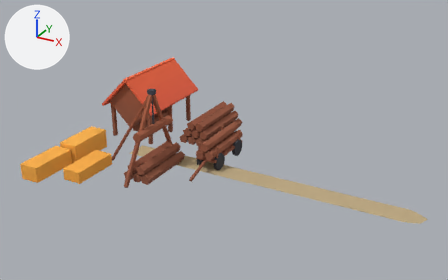
Two versions of the glTF model public/assets/toycar/set-mill-yard-lite.glb, one commit apart.
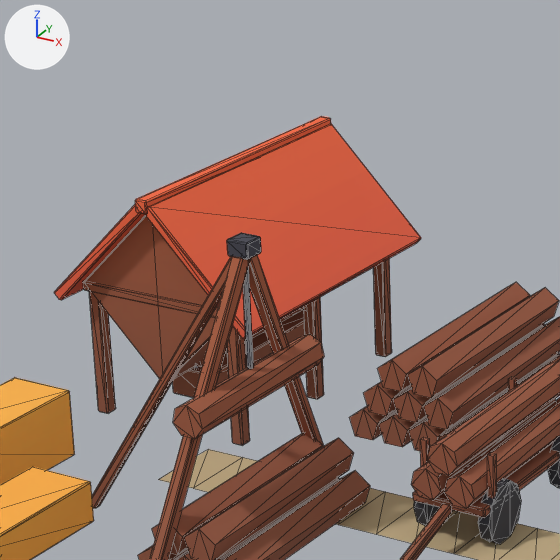
Each version is shown whole from a 50 mm camera at (12.49, -16.99, 9.46) aimed at (3.43, -0.51, 1.22), then close up on the part from 20% to 52% of the width and 10% to 62% of the height. Every picture has the same lights, and +X, +Y and +Z are marked at upper left. The last two pictures show the newer version. The close-ups show mesh edges as thin lines. Where no turn or scale is listed for an object, it has been applied to the vertices. Vertices at exactly the same position are counted once.

Before the edit, the objects in view are built like this:
```python
me_drape_floor = bpy.data.meshes.new('drape_floor')
me_drape_floor.from_pydata(...)  # 57 vertices, 55 faces; spans x -0.31..10.13, y -0.81..0.0, z 0.02
me_drape_floor.materials.append(mat_colormap)  # picture img_colormap_png
me_drape_yard = bpy.data.meshes.new('drape_yard')
me_drape_yard.from_pydata(...)  # 874 vertices, 1548 faces; spans x -0.35..5.3, y -7.52..0.29, z -0.72..2.36
me_drape_yard.materials.append(mat_colormap)  # picture img_colormap_png
# before: 192 (-0.27, -2.98, 0.54) at pixel (61, 300), 193 (-0.28, -2.99, 0.55) at pixel (59, 299), 194 (-0.29, -2.98, 0.54) at pixel (59, 299), 195 (-0.34, -2.99, 0.61) at pixel (54, 293), 196 (-0.35, -2.98, 0.62) at pixel (54, 291)
# before: 197 (-0.35, -2.98, 0.6) at pixel (54, 293), 198 (-0.27, 0.26, 0.54), 199 (-0.29, 0.26, 0.54), 200 (-0.28, 0.27, 0.55), 201 (-0.35, 0.26, 0.62)
# before: 202 (-0.34, 0.27, 0.61), 203 (-0.35, 0.26, 0.6)
# before: 228 (1.96, -2.98, 0.54) at pixel (242, 338), 229 (1.98, -2.98, 0.54) at pixel (244, 339), 230 (1.97, -2.99, 0.55) at pixel (242, 338), 231 (2.04, -2.98, 0.62), 232 (2.02, -2.99, 0.61)
# before: 233 (2.04, -2.98, 0.6), 234 (1.96, 0.26, 0.54), 235 (1.97, 0.27, 0.55) at pixel (416, 241), 236 (1.98, 0.26, 0.54) at pixel (416, 243), 237 (2.04, 0.26, 0.62) at pixel (420, 237)
# before: 238 (2.04, 0.26, 0.6) at pixel (420, 239), 239 (2.02, 0.27, 0.61) at pixel (420, 237)
ob_drape_floor = bpy.data.objects.new('drape_floor', me_drape_floor)
ob_drape_floor.location = (0.0, 0.0, 0.0)
ob_drape_yard = bpy.data.objects.new('drape_yard', me_drape_yard)
ob_drape_yard.location = (-2.094, 3.391, 0.531)
```
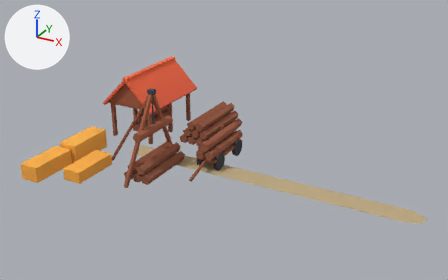
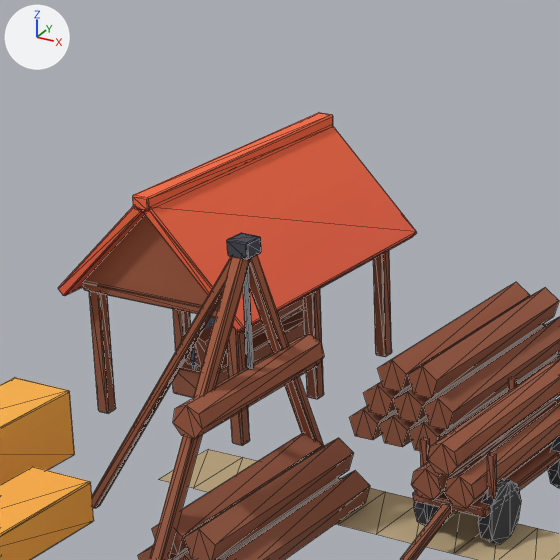
Edits to the scene script, one JSON object a line:
```json
{"block": "me_drape_yard", "where": "# used by ob_drape_yard; location = (-2.094, 3.391, 0.531)"}
{"block": "me_drape_yard", "where": "# verts and faces of me_drape_yard; kept vertices keep their numbers, new ones are numbered from 874"}
{"op": "remove", "block": "me_drape_yard", "code": "me_drape_yard.from_pydata(...)  # 874 vertices, 1548 faces; spans x -0.35..5.3, y -7.52..0.29, z -0.72..2.36"}
{"op": "add", "block": "me_drape_yard", "code": "me_drape_yard.from_pydata(...)  # 856 vertices, 1508 faces; spans x -0.29..5.3, y -7.52..0.29, z -0.72..2.36"}
{"block": "me_drape_yard", "change": "me_drape_yard part 1: the loose piece of 24 vertices spanning x 0.77..0.91, y -3.01..0.29, z 1.65..1.79 is scaled about its middle by (1.44, 1, 1), then moved by (0.0, 0.0, 0.04)"}
{"block": "me_drape_yard", "change": "me_drape_yard part 2: the loose piece of 24 vertices spanning x -0.08..1.77, y -2.84..0.12, z -0.21..1.65 is rebuilt with 6 vertices and now spans x -0.09..1.78, y -2.84..0.12, z 0.72..1.66"}
{"block": "me_drape_yard", "change": "me_drape_yard part 3"}
{"op": "add", "block": "me_drape_yard", "code": "for i in [192, 193, 194, 198, 199, 200]: verts[i] += (0.05, 0.0, 0.06)"}
{"op": "add", "block": "me_drape_yard", "code": "for i in [195, 196, 197, 201, 202, 203]: verts[i] += (0.06, 0.0, 0.05)"}
{"block": "me_drape_yard", "change": "me_drape_yard part 4"}
{"op": "add", "block": "me_drape_yard", "code": "for i in [228, 229, 230, 234, 235, 236]: verts[i] += (-0.06, 0.0, 0.06)"}
{"op": "add", "block": "me_drape_yard", "code": "for i in [231, 233, 237, 238]: verts[i] += (-0.06, 0.0, 0.05)"}
{"op": "add", "block": "me_drape_yard", "code": "verts[232] = (1.97, -2.99, 0.66)  # moved, pixel (241, 327)"}
{"op": "add", "block": "me_drape_yard", "code": "verts[239] = (1.97, 0.27, 0.66)  # moved, pixel (416, 231)"}
```

Pixel boxes (x1, y1, x2, y2) of what changed, in the close-ups (560 x 560 px; the box of a moved part takes in the faces that stretch with it):
```json
{"object": "drape_yard", "change": "reshaped", "before": [0, 116, 560, 560], "after": [0, 113, 560, 560]}
{"part": 1, "of": "me_drape_yard", "change": "moved or reshaped", "before": [135, 116, 331, 214], "after": [133, 113, 333, 211]}
{"part": 2, "of": "me_drape_yard", "change": "rebuilt", "before": [85, 216, 218, 379], "after": [82, 215, 218, 310]}
{"part": 3, "of": "me_drape_yard", "change": "moved or reshaped", "before": [54, 205, 145, 300], "after": [58, 207, 145, 296]}
{"part": 4, "of": "me_drape_yard", "change": "moved or reshaped", "before": [145, 124, 421, 339], "after": [144, 125, 417, 333]}
```
